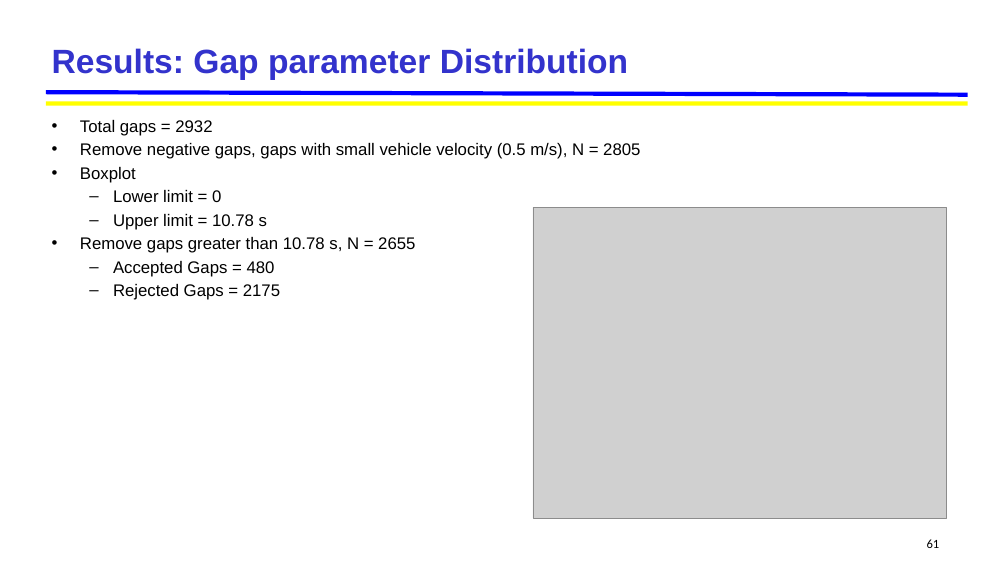
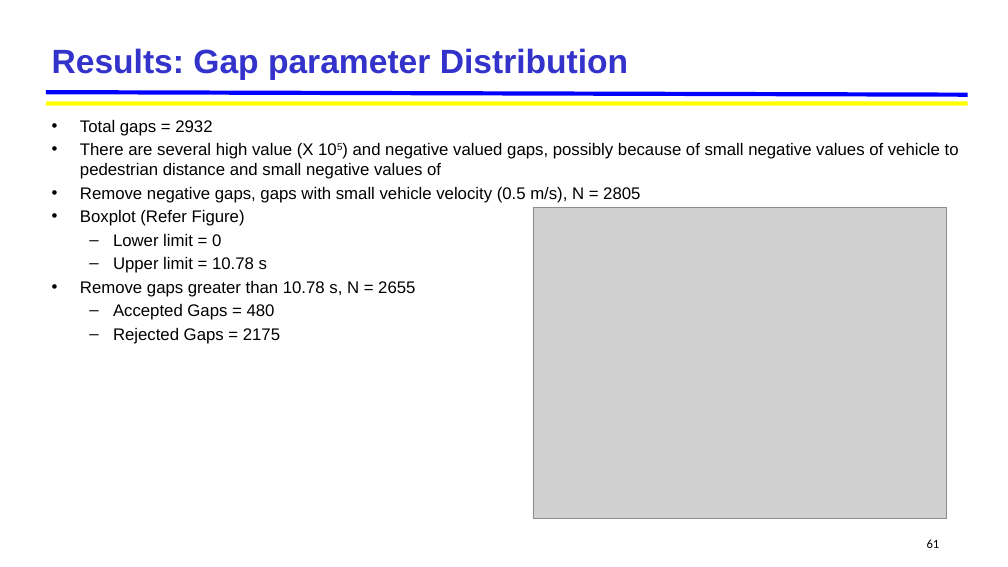
Before and after one commit to jskumaar/pedestrianHybridModel, a slide deck: slide 61 of Pedestrian_Hybrid_Model [Autosaved].pptx. Drawn at 1008x567 pixels with LibreOffice and Linux fonts; fonts in the diff are those of the drawing; grey boxes stand for pictures; background and template pictures are left out. Boxes give left, top, right and bottom in pixels: in the first picture for what was removed or moved away, otherwise in the second. Text is boxed around its words. In the diff, an @@ line names an element or a change of style, - is before the commit and + after.

```diff
--- a/Pedestrian_Hybrid_Model [Autosaved].pptx
+++ b/Pedestrian_Hybrid_Model [Autosaved].pptx
@@ text at <box>80,143,959,179</box>: paragraph added @@
+• There are several high value (X 105) and negative valued gaps, possibly because of small negative values of vehicle to pedestrian distance and small negative values of
@@ text at <box>80,210,245,226</box>: text changed @@
-• Boxplot
+• Boxplot (Refer Figure)
```
Also in this commit, not shown: 5 other slides changed, 8 slides added, 1 slide removed, 58 other files.
